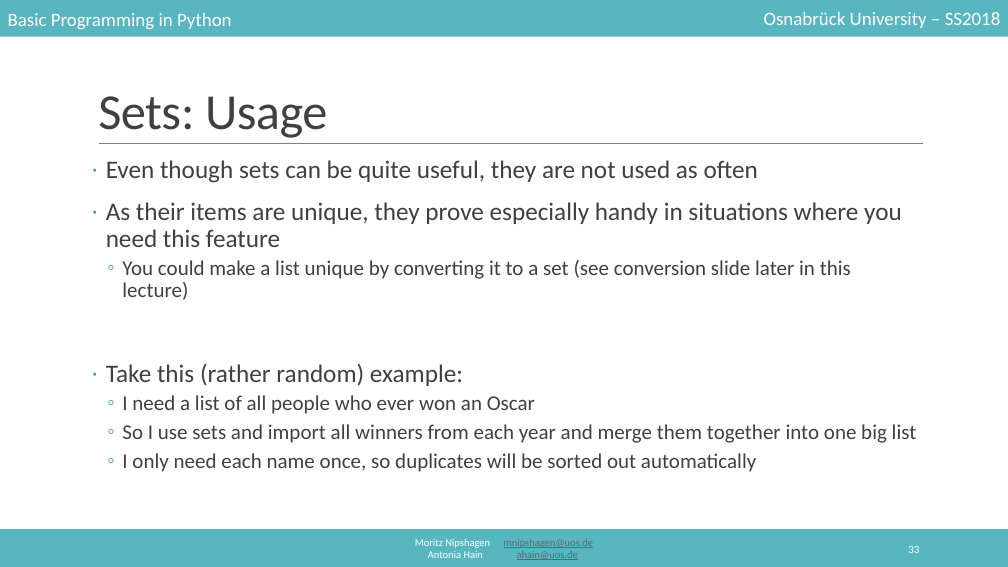
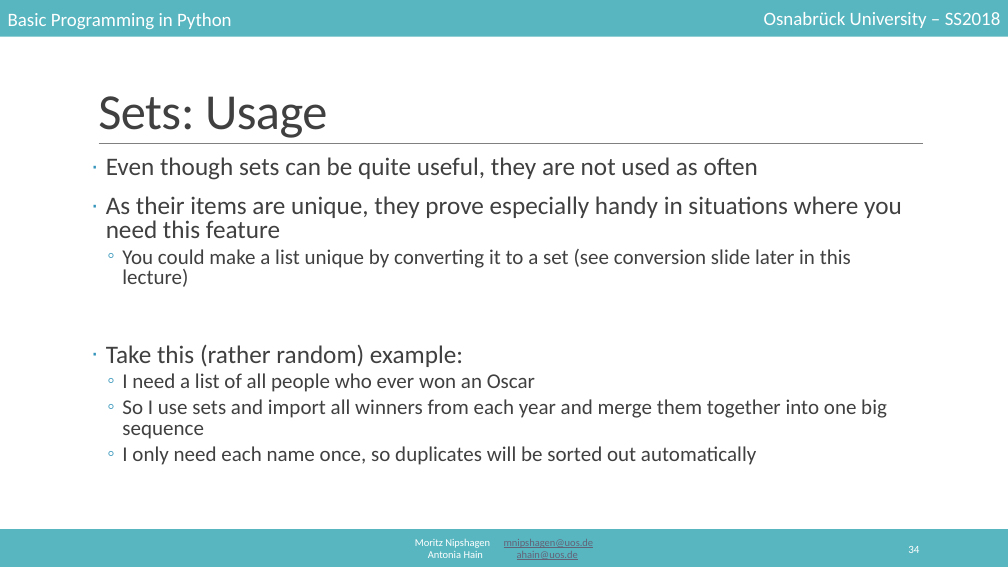
Before and after one commit to mnipshagen/monty, a slide deck: slide 34 of 2018/04/04_Lists_and_Collections.pptx (slide 33 before the commit). Drawn at 1008x567 pixels with LibreOffice and Linux fonts; fonts in the diff are those of the drawing. Boxes give left, top, right and bottom in pixels: in the first picture for what was removed or moved away, otherwise in the second. Text is boxed around its words. In the diff, an @@ line names an element or a change of style, - is before the commit and + after.

```diff
--- a/2018/04/04_Lists_and_Collections.pptx
+++ b/2018/04/04_Lists_and_Collections.pptx
@@ text at (106, 157, 902, 465): line spacing 0.9 to 0.8 @@
@@ text at (122, 399, 887, 439): text changed @@
-  ◦ So I use sets and import all winners from each year and merge them together into one big list
+  ◦ So I use sets and import all winners from each year and merge them together into one big sequence
```
Also in this commit, not shown: 53 other slides changed, 3 slides added, 1 other file.
